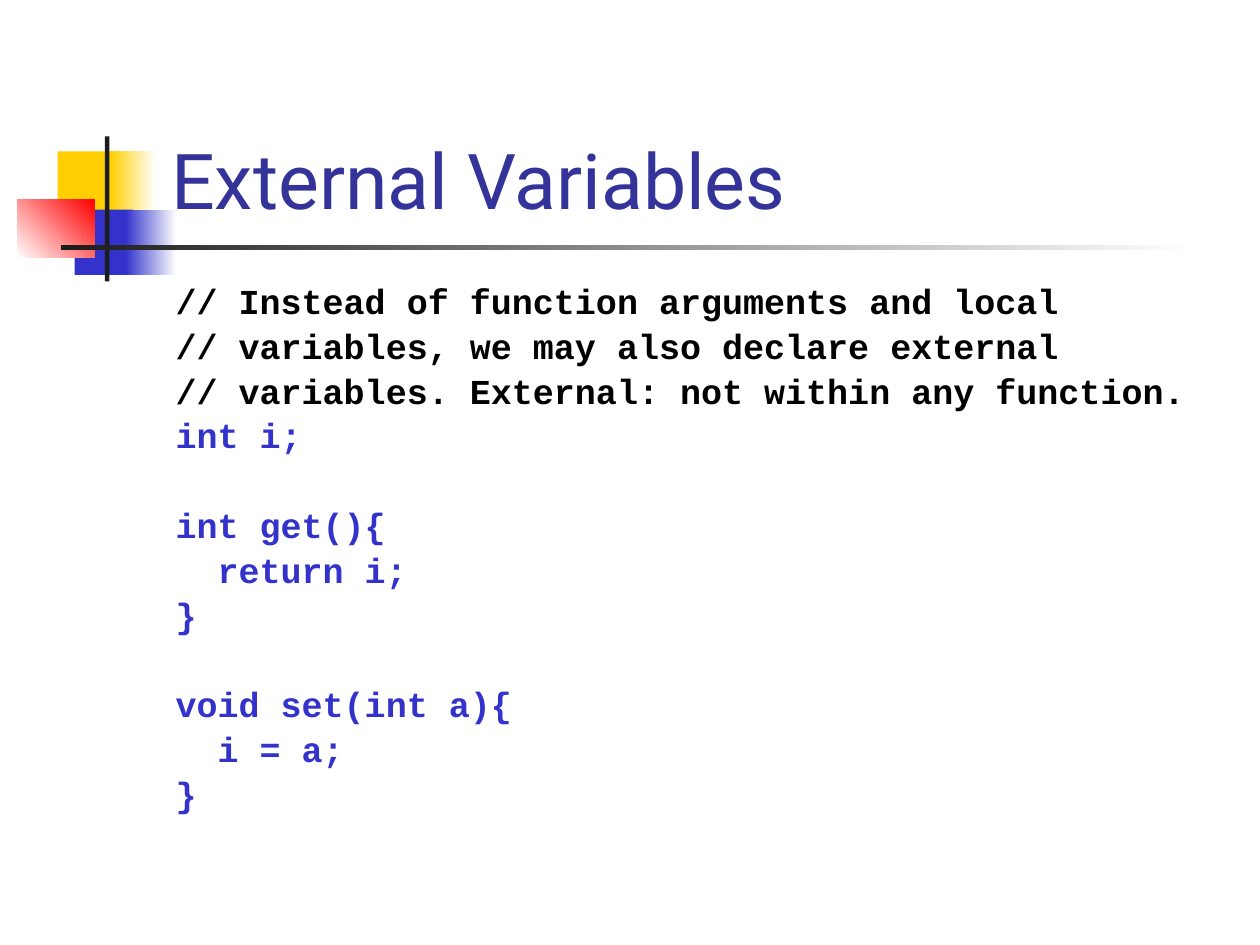
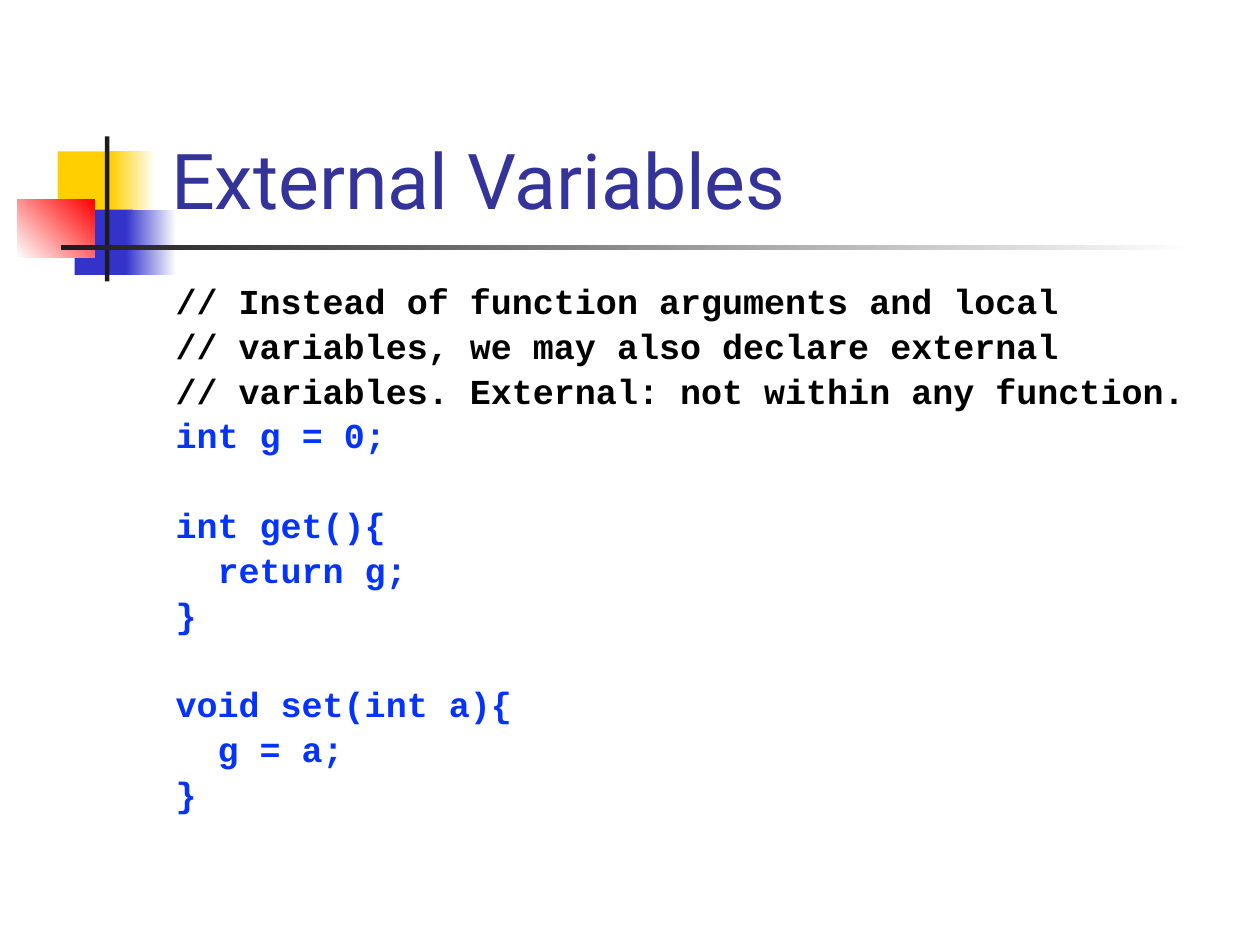
Before and after one commit to csslab-ustc/csslab-ustc.github.io, a slide deck: slide 4 of courses/sysprog/slides/lec05-fun.pptx. Drawn at 1260x945 pixels with LibreOffice and Linux fonts; fonts in the diff are those of the drawing. Boxes give left, top, right and bottom in pixels: in the first picture for what was removed or moved away, otherwise in the second. Text is boxed around its words. In the diff, an @@ line names an element or a change of style, - is before the commit and + after.

```diff
--- a/courses/sysprog/slides/lec05-fun.pptx
+++ b/courses/sysprog/slides/lec05-fun.pptx
@@ text at [176,424,386,456]: text changed; text colour #3333CC to #0432FF @@
-int i;
+int g = 0;
@@ text at [176,513,512,725]: text colour #3333CC to #0432FF in "int get(){", "}", "void set(int a){", "}" @@
@@ text at [218,559,407,591]: text changed; text colour #3333CC to #0432FF @@
-return i;
+return g;
@@ text at [218,743,344,770]: text changed; text colour #3333CC to #0432FF @@
-i = a;
+g = a;
```
Also in this commit, not shown: 6 other slides changed, 8 other files.
